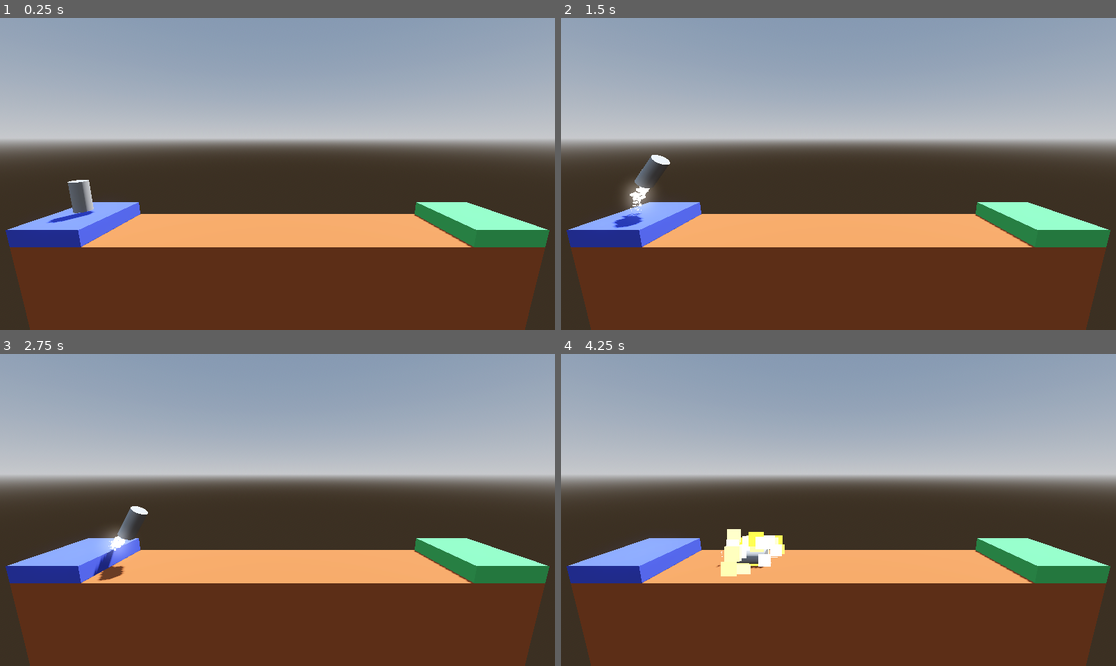
Above: before the commit, frames 1-4 (two rows, left to right).
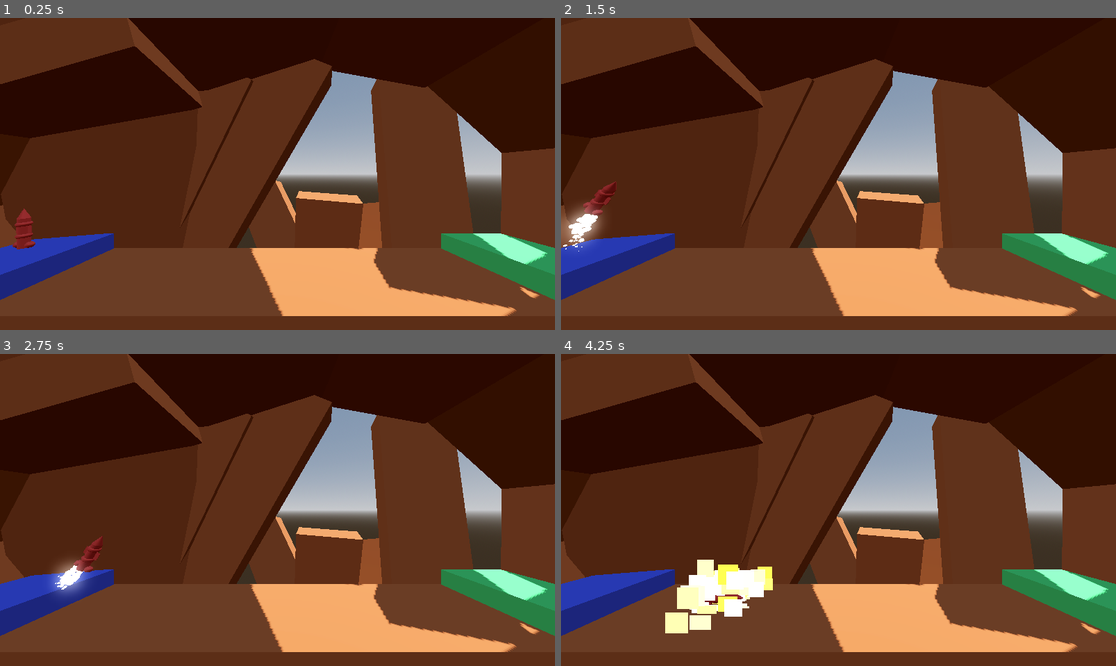
Above: after the commit, the same moments.

Repository: schwasam/godot-project-boost
Game: Godot game, scene res://Level/level_1.tscn
Same seed, same stepped clock (60 frames per second), same inputs: the game is played once before the commit and once after it. Sound files missing from this copy of the repository are replaced by a short silence.
Inputs:
- Up to frame 1 (0.25 s): no input
- Up to frame 2 (1.5 s): hold Right (rotate_right) 0.53-1.28 s; hold Up (boost) 0.53-1.28 s; hold Left (rotate_left) from 1.28 s (still down); tap Up (boost) at 1.35 s
- Up to frame 3 (2.75 s): release Left (rotate_left) at 2.03 s; hold Right (rotate_right) from 2.03 s (still down); hold Up (boost) from 2.03 s (still down)
- Up to frame 4 (4.25 s): release Up (boost) at 2.78 s; tap Up (boost) at 2.85 s; release Right (rotate_right) at 3.53 s; hold Left (rotate_left) from 3.53 s (still down); hold Up (boost) from 3.53 s (still down)

The runs differ from the first frame. In frame 1, 78% of the frame differs, in the area x 0-100%, y 0-100%; in frame 2, 79%; in frame 3, 78%; in frame 4, 80%.

Commit message:
beautify rocket and add background to level

Diff:
--- a/Level/level_1.tscn
+++ b/Level/level_1.tscn
@@ -35,12 +35,83 @@
 shadow_enabled = true
 
 [node name="Camera3D" type="Camera3D" parent="."]
-transform = Transform3D(1, 0, 0, 0, 0.984808, 0.173648, 0, -0.173648, 0.984808, 0, 6, 13)
+transform = Transform3D(1, 0, 0, 0, 1, 0, 0, 0, 1, 0, 5, 8)
+fov = 90.0
 
 [node name="Floor" type="CSGBox3D" parent="." groups=["Failure"]]
 transform = Transform3D(1, 0, 0, 0, 1, 0, 0, 0, 1, 0, -4, 0)
 use_collision = true
 size = Vector3(30, 8, 5)
+material = SubResource("StandardMaterial3D_e760k")
+
+[node name="Ceiling1" type="CSGBox3D" parent="Floor"]
+transform = Transform3D(0.955041, -0.296475, 0, 0.296475, 0.955041, 0, 0, 0, 1, -16.4954, 5.25021, 0)
+size = Vector3(2, 10, 5)
+material = SubResource("StandardMaterial3D_e760k")
+
+[node name="Ceiling2" type="CSGBox3D" parent="Floor"]
+transform = Transform3D(0.866348, 0.499441, 0, -0.499441, 0.866348, 0, 0, 0, 1, -16.4954, 8.40602, 0)
+size = Vector3(2, 10, 5)
+material = SubResource("StandardMaterial3D_e760k")
+
+[node name="Ceiling3" type="CSGBox3D" parent="Floor"]
+transform = Transform3D(0.273859, 0.96177, 0, -0.96177, 0.273859, 0, 0, 0, 1, -10.1136, 13.1043, 0)
+size = Vector3(2, 10, 5)
+material = SubResource("StandardMaterial3D_e760k")
+
+[node name="Ceiling4" type="CSGBox3D" parent="Floor"]
+transform = Transform3D(0.103418, 0.994638, 0, -0.994638, 0.103418, 0, 0, 0, 1, -2.54419, 15.868, 0)
+size = Vector3(2, 10, 5)
+material = SubResource("StandardMaterial3D_e760k")
+
+[node name="Ceiling5" type="CSGBox3D" parent="Floor"]
+transform = Transform3D(-0.179403, 0.983776, 0, -0.983776, -0.179403, 0, 0, 0, 1, 5.18247, 16.6799, 0)
+size = Vector3(2, 10, 5)
+material = SubResource("StandardMaterial3D_e760k")
+
+[node name="Ceiling6" type="CSGBox3D" parent="Floor"]
+transform = Transform3D(-0.66939, 0.742911, 0, -0.742911, -0.66939, 0, 0, 0, 1, 12.9078, 13.7247, 0)
+size = Vector3(2, 10, 5)
+material = SubResource("StandardMaterial3D_e760k")
+
+[node name="Ceiling7" type="CSGBox3D" parent="Floor"]
+transform = Transform3D(-0.999952, -0.00986087, 0, 0.00986087, -0.999952, 0, 0, 0, 1, 16.071, 7.60629, 0)
+size = Vector3(2, 10, 5)
+material = SubResource("StandardMaterial3D_e760k")
+
+[node name="Background1" type="CSGBox3D" parent="Floor"]
+transform = Transform3D(-0.251956, -0.00248462, 0.967735, 0.111528, -0.993408, 0.0264865, 0.961291, 0.114603, 0.250572, 11.3966, 7.5082, -4.7006)
+size = Vector3(2, 20, 5)
+material = SubResource("StandardMaterial3D_e760k")
+
+[node name="Background2" type="CSGBox3D" parent="Floor"]
+transform = Transform3D(-0.251956, -0.00248462, 0.967735, 0.528312, -0.838185, 0.135397, 0.810805, 0.54538, 0.212498, 8.60741, -3.13922, -4.0254)
+size = Vector3(2, 20, 5)
+material = SubResource("StandardMaterial3D_e760k")
+
+[node name="Background3" type="CSGBox3D" parent="Floor"]
+transform = Transform3D(-0.251956, -0.00248462, 0.967735, -0.17704, -0.983002, -0.0486172, 0.951407, -0.183577, 0.247233, 4.16142, -2.74272, -6.9438)
+size = Vector3(2, 20, 5)
+material = SubResource("StandardMaterial3D_e760k")
+
+[node name="Background4" type="CSGBox3D" parent="Floor"]
+transform = Transform3D(-0.343037, 0.418123, 0.84113, 0.129392, -0.865894, 0.483203, 0.930367, 0.274592, 0.242932, 2.13618, -1.6864, -7.64822)
+size = Vector3(2, 20, 5)
+material = SubResource("StandardMaterial3D_e760k")
+
+[node name="Background5" type="CSGBox3D" parent="Floor"]
+transform = Transform3D(-0.30672, -0.493653, 0.813775, -0.0273433, -0.850062, -0.525971, 0.951407, -0.183577, 0.247233, -3.74248, 7.60629, -3.739)
+size = Vector3(2, 20, 5)
+material = SubResource("StandardMaterial3D_e760k")
+
+[node name="Background6" type="CSGBox3D" parent="Floor"]
+transform = Transform3D(-0.30672, -0.493653, 0.813775, -0.0273433, -0.850062, -0.525971, 0.951407, -0.183577, 0.247233, -8.25311, 7.60629, -4.91764)
+size = Vector3(2, 20, 5)
+material = SubResource("StandardMaterial3D_e760k")
+
+[node name="Background7" type="CSGBox3D" parent="Floor"]
+transform = Transform3D(0.257503, -0.0939405, 0.9617, -0.17704, -0.983002, -0.0486172, 0.94992, -0.15774, -0.269758, -11.1212, 7.60629, -3.15372)
+size = Vector3(2, 20, 10)
 material = SubResource("StandardMaterial3D_e760k")
 
 [node name="LaunchPad" type="CSGBox3D" parent="."]
--- a/player.tscn
+++ b/player.tscn
@@ -7,10 +7,32 @@
 [ext_resource type="PackedScene" uid="uid://ux6ivcx1ovdp" path="res://Particles/booster_particles.tscn" id="5_fl7wr"]
 [ext_resource type="PackedScene" uid="uid://dcecb8hw7dbrv" path="res://Particles/explosion_particles.tscn" id="6_ve71r"]
 [ext_resource type="PackedScene" uid="uid://jfwajmrh6ca7" path="res://Particles/success_particles.tscn" id="7_b5e6v"]
+[ext_resource type="Material" uid="uid://ck6kv0yyxyprl" path="res://ship_red_material.tres" id="8_7jdd7"]
 
 [sub_resource type="CylinderMesh" id="CylinderMesh_j4kmh"]
 
 [sub_resource type="CylinderShape3D" id="CylinderShape3D_ors77"]
+
+[sub_resource type="CylinderMesh" id="CylinderMesh_yv5to"]
+top_radius = 0.2
+bottom_radius = 0.2
+height = 1.5
+
+[sub_resource type="CylinderMesh" id="CylinderMesh_bbhn2"]
+top_radius = 0.0
+bottom_radius = 0.2
+height = 0.5
+
+[sub_resource type="SphereMesh" id="SphereMesh_ploii"]
+radius = 0.15
+height = 0.3
+
+[sub_resource type="TorusMesh" id="TorusMesh_ow5vo"]
+inner_radius = 0.001
+outer_radius = 0.25
+
+[sub_resource type="PrismMesh" id="PrismMesh_i08th"]
+size = Vector3(0.05, 1, 1)
 
 [node name="Player" type="RigidBody3D"]
 axis_lock_linear_z = true
@@ -24,6 +46,7 @@
 thrust = 1806.45
 
 [node name="MeshInstance3D" type="MeshInstance3D" parent="."]
+visible = false
 mesh = SubResource("CylinderMesh_j4kmh")
 
 [node name="CollisionShape3D" type="CollisionShape3D" parent="."]
@@ -51,4 +74,47 @@
 
 [node name="ExplosionParticles" parent="." instance=ExtResource("6_ve71r")]
 
+[node name="Body" type="MeshInstance3D" parent="."]
+transform = Transform3D(1, 0, 0, 0, 1, 0, 0, 0, 1, 0, -0.25, 0)
+material_override = ExtResource("8_7jdd7")
+mesh = SubResource("CylinderMesh_yv5to")
+
+[node name="Cockpit" type="MeshInstance3D" parent="Body"]
+transform = Transform3D(1, 0, 0, 0, 1, 0, 0, 0, 1, 0, 1, 0)
+material_override = ExtResource("8_7jdd7")
+mesh = SubResource("CylinderMesh_bbhn2")
+skeleton = NodePath("../..")
+
+[node name="LeftBooster" type="MeshInstance3D" parent="Body"]
+transform = Transform3D(1, 0, 0, 0, 1, 0, 0, 0, 1, -0.3, -0.6, 0)
+material_override = ExtResource("8_7jdd7")
+mesh = SubResource("SphereMesh_ploii")
+skeleton = NodePath("../..")
+
+[node name="RightBooster" type="MeshInstance3D" parent="Body"]
+transform = Transform3D(1, 0, 0, 0, 1, 0, 0, 0, 1, 0.3, -0.6, 0)
+material_override = ExtResource("8_7jdd7")
+mesh = SubResource("SphereMesh_ploii")
+skeleton = NodePath("../..")
+
+[node name="UpperRing" type="MeshInstance3D" parent="Body"]
+transform = Transform3D(1, 0, 0, 0, 1, 0, 0, 0, 1, 0, 0.463733, 0)
+material_override = ExtResource("8_7jdd7")
+mesh = SubResource("TorusMesh_ow5vo")
+
+[node name="LowerRing" type="MeshInstance3D" parent="Body"]
+transform = Transform3D(1, 0, 0, 0, 1, 0, 0, 0, 1, 0, -0.128234, 0)
+material_override = ExtResource("8_7jdd7")
+mesh = SubResource("TorusMesh_ow5vo")
+
+[node name="LeftFin" type="MeshInstance3D" parent="Body"]
+transform = Transform3D(-1.74846e-08, -0.4, -1.74846e-08, 0, -1.74846e-08, 0.4, -0.4, 1.74846e-08, 7.64274e-16, -0.201044, 0.173828, 0)
+material_override = ExtResource("8_7jdd7")
+mesh = SubResource("PrismMesh_i08th")
+
+[node name="RightFin" type="MeshInstance3D" parent="Body"]
+transform = Transform3D(-1.74846e-08, -0.4, -1.74846e-08, 0, -1.74846e-08, 0.4, -0.4, 1.74846e-08, 7.64274e-16, 0.190491, 0.173828, 0)
+material_override = ExtResource("8_7jdd7")
+mesh = SubResource("PrismMesh_i08th")
+
 [connection signal="body_entered" from="." to="." method="_on_body_entered"]
--- /dev/null
+++ b/ship_red_material.tres
@@ -0,0 +1,4 @@
+[gd_resource type="StandardMaterial3D" format=3 uid="uid://ck6kv0yyxyprl"]
+
+[resource]
+albedo_color = Color(0.839216, 0.25098, 0.223529, 1)
Not shown: 1 places in player.tscn that only renumber resources
